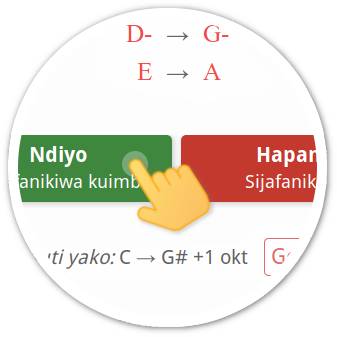
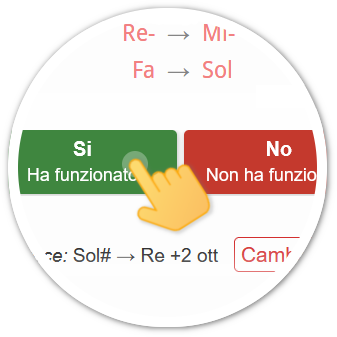
Layer changes from the first 337 × 337 image to the second:
hid "Swahili" over [8, 24, 327, 327]
added layer "Italian" above "Spanish" over [8, 24, 327, 327]